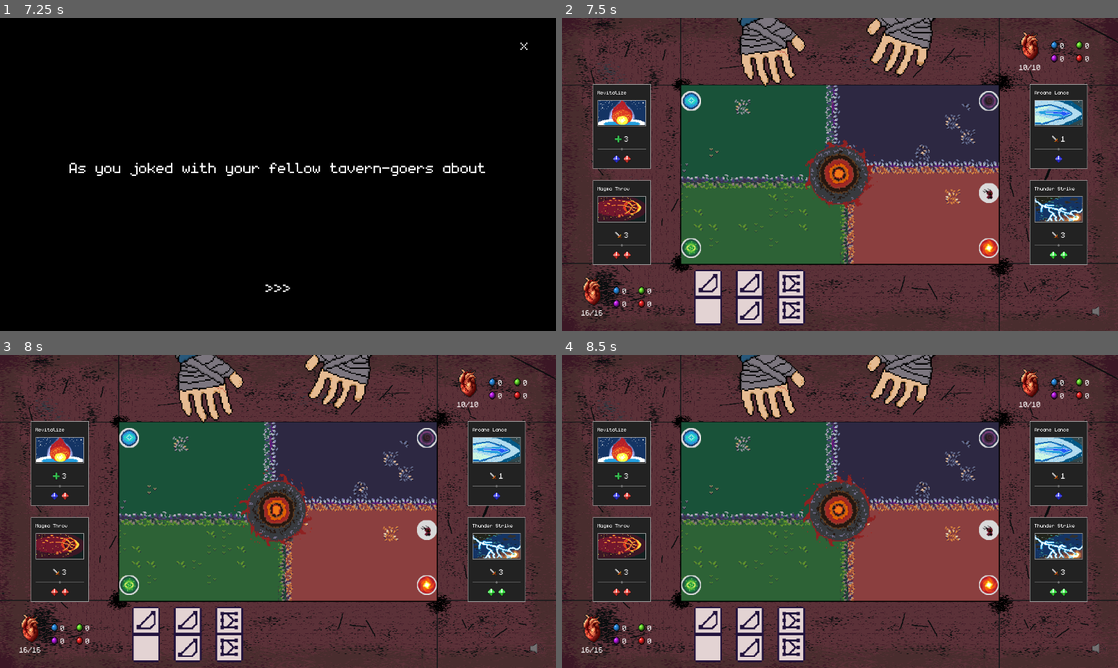
Above: before the commit, frames 1-4 (two rows, left to right).
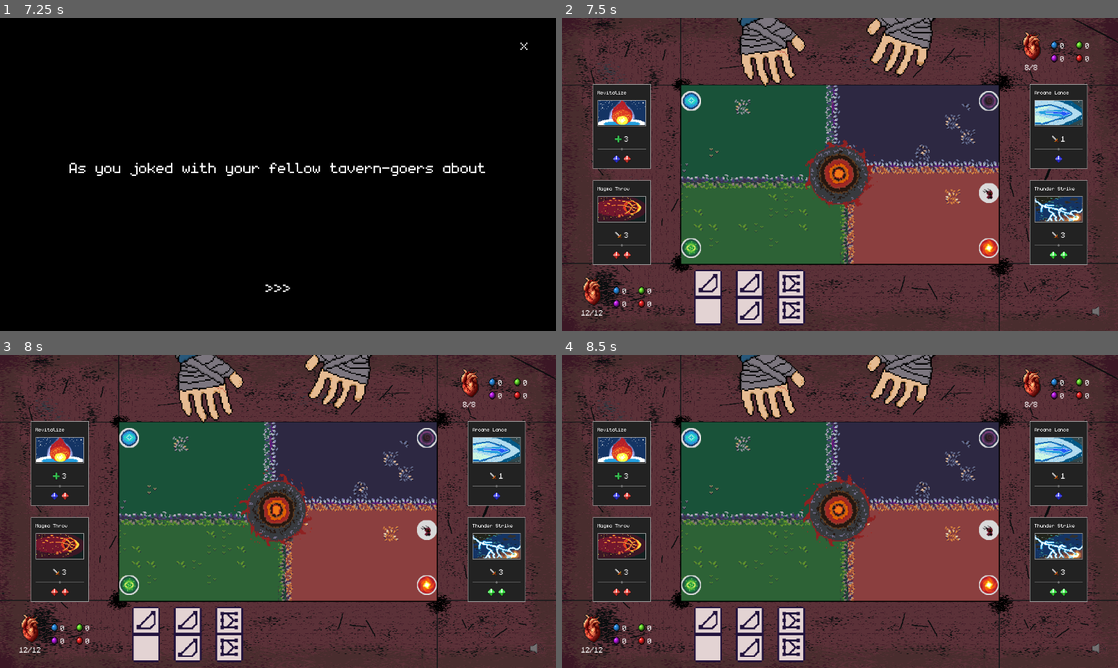
Above: after the commit, the same moments.

Repository: Juanxpeke/GD-BR2024
Game: Godot game, scene res://Core/GUI/MainMenu/main_menu.tscn
The game is run twice, just before and just after one commit, with the same random seed, the same clock (stepped at 60 frames per second) and the same inputs. The engine's default icon, where the game draws it, is replaced by a stand-in: a white triangle on a blue panel in a dark square. Sound files missing from this copy of the repository are replaced by a short silence.
Inputs (mouse positions are in pixels of both pictures, inside the frame that each line leads up to):
- Up to frame 1 (7.25 s): click "Start Game" at 0.5 s; click ">>>" at 1.25 s; click ">>>" at 2 s; click ">>>" at 2.75 s; click "x" at 3.5 s; click ">>>" at 4.25 s; click ">>>" at 5 s; click ">>>" at 5.75 s; click (539, 312) at 6.5 s
- Up to frame 2 (7.5 s): click "x" at 7.25 s
- Up to frame 3 (8 s): no input
- Up to frame 4 (8.5 s): drag from (623, 464) to (840, 511) at 8.02 s

Frame 1 is identical in both runs. In frame 2, 0.3% of the frame differs, in the area x 4-87%, y 4-96%; in frame 3, 0.3%; in frame 4, 0.3%.

Commit message:
Game balance

Diff:
--- a/Core/Entity/Boss/Mary/mary.tscn
+++ b/Core/Entity/Boss/Mary/mary.tscn
@@ -225,7 +225,7 @@
 script = ExtResource("1_lmy1b")
 boss_active = ExtResource("2_jaipa")
 boss_active_sounds = Array[AudioStream]([ExtResource("3_x86o7"), ExtResource("4_chf4j")])
-health = 12
+health = 10
 injury_sounds = Array[AudioStream]([ExtResource("5_32bev"), ExtResource("6_sdgyy"), ExtResource("7_wc2l0"), ExtResource("8_wrn2b")])
 
 [node name="Hand" parent="." instance=ExtResource("1_5waoc")]
--- a/Core/Entity/Boss/Timmy/timmy.tscn
+++ b/Core/Entity/Boss/Timmy/timmy.tscn
@@ -270,7 +270,7 @@
 script = ExtResource("1_6cdgg")
 boss_active = ExtResource("2_qnu0p")
 boss_active_sounds = Array[AudioStream]([ExtResource("3_rb0ea"), ExtResource("4_2ckhb")])
-health = 10
+health = 8
 injury_sounds = Array[AudioStream]([ExtResource("3_sg2mp"), ExtResource("4_baqxk"), ExtResource("5_v5x3t"), ExtResource("6_x1pw5")])
 
 [node name="Hand" parent="." instance=ExtResource("2_3wg1p")]
--- a/Core/Entity/entity.gd
+++ b/Core/Entity/entity.gd
@@ -6,7 +6,7 @@
 signal skills_changed()
 signal dead
 
-@export var health : int = 16
+@export var health : int = 12
 @export var injury_sounds : Array[AudioStream]
 @export var reaction_sounds : Array[AudioStream]
 
--- a/Core/GUI/HUD/HealthContainer/health_container.tscn
+++ b/Core/GUI/HUD/HealthContainer/health_container.tscn
@@ -22,3 +22,4 @@
 unique_name_in_owner = true
 custom_minimum_size = Vector2(32, 16)
 layout_mode = 2
+horizontal_alignment = 1
